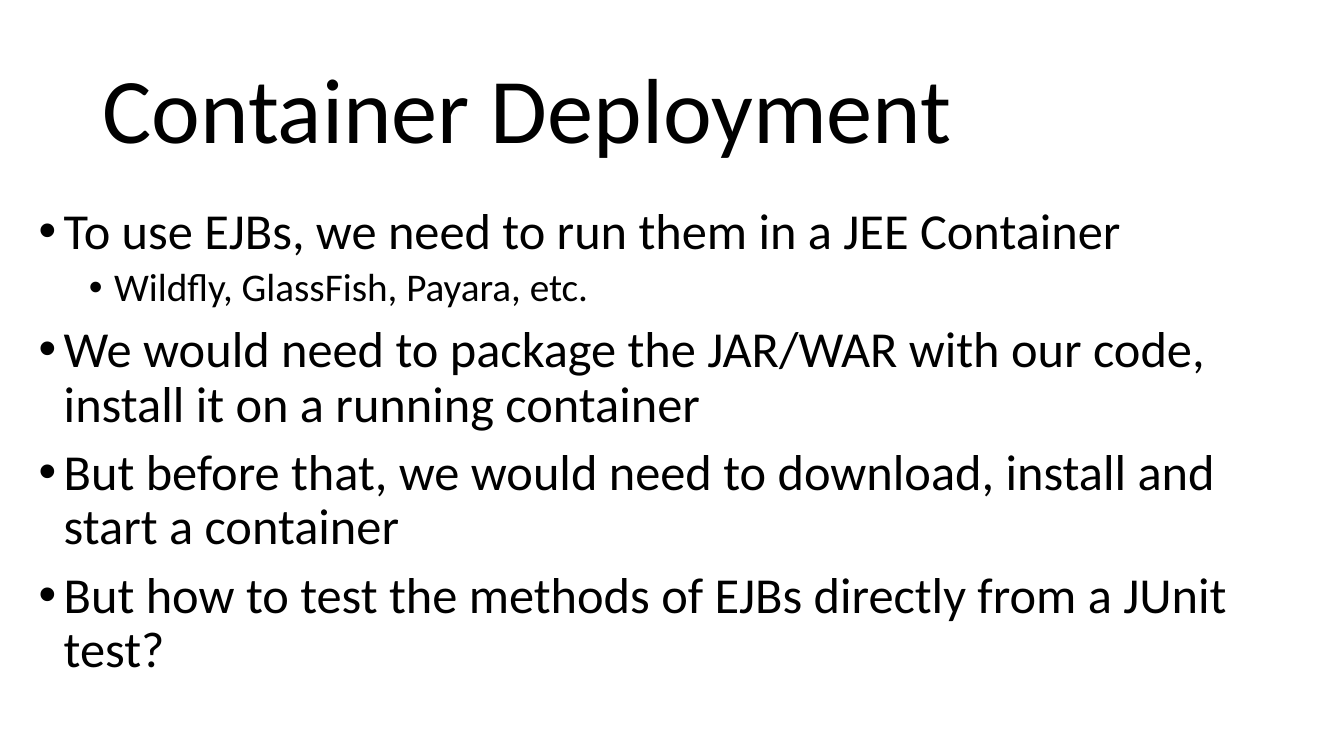
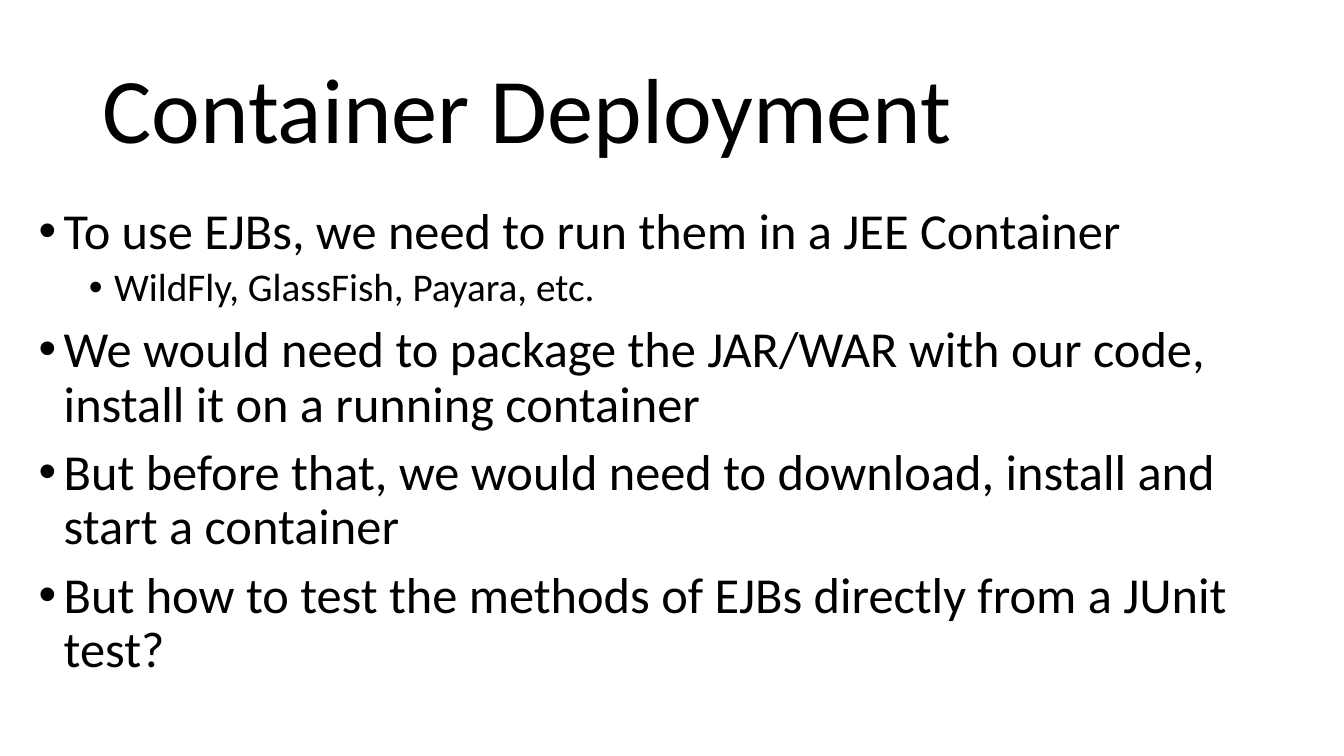
Before and after one commit to arcuri82/testing_security_development_enterprise_systems, a slide deck: slide 9 of doc/intro/slides/lesson_05_ejb.pptx. Drawn at 1344x756 pixels with LibreOffice and Linux fonts; fonts in the diff are those of the drawing. Boxes give left, top, right and bottom in pixels: in the first picture for what was removed or moved away, otherwise in the second. Text is boxed around its words. In the diff, an @@ line names an element or a change of style, - is before the commit and + after.

```diff
--- a/doc/intro/slides/lesson_05_ejb.pptx
+++ b/doc/intro/slides/lesson_05_ejb.pptx
@@ text at box(114, 273, 594, 308): text changed @@
-  • Wildfly, GlassFish, Payara, etc.
+  • WildFly, GlassFish, Payara, etc.
```
Also in this commit, not shown: 7 other slides changed, 2 other files.
